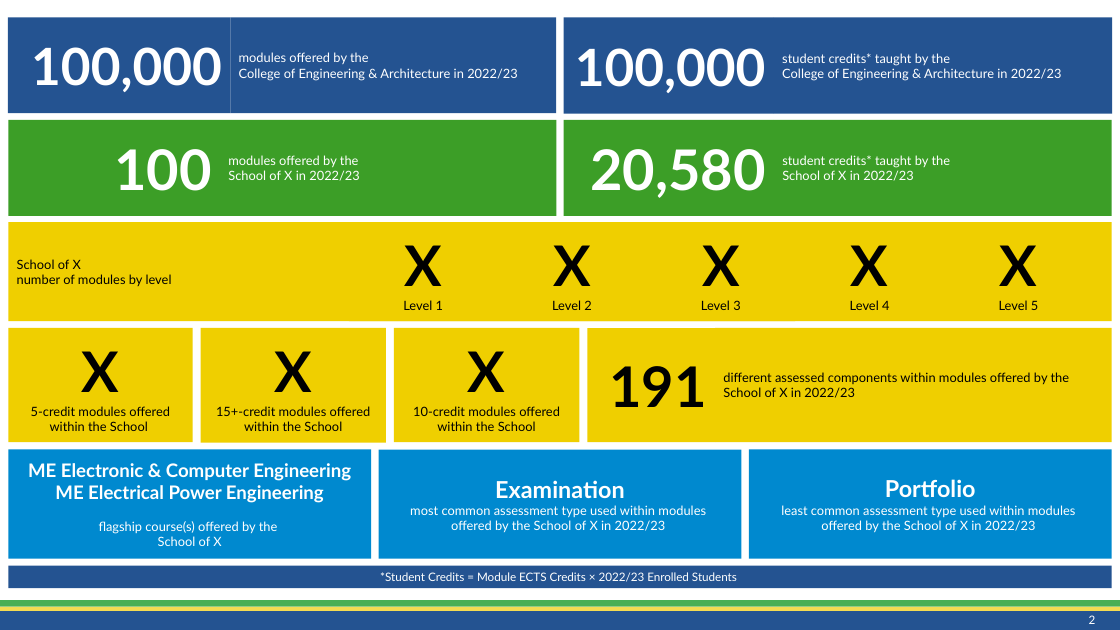
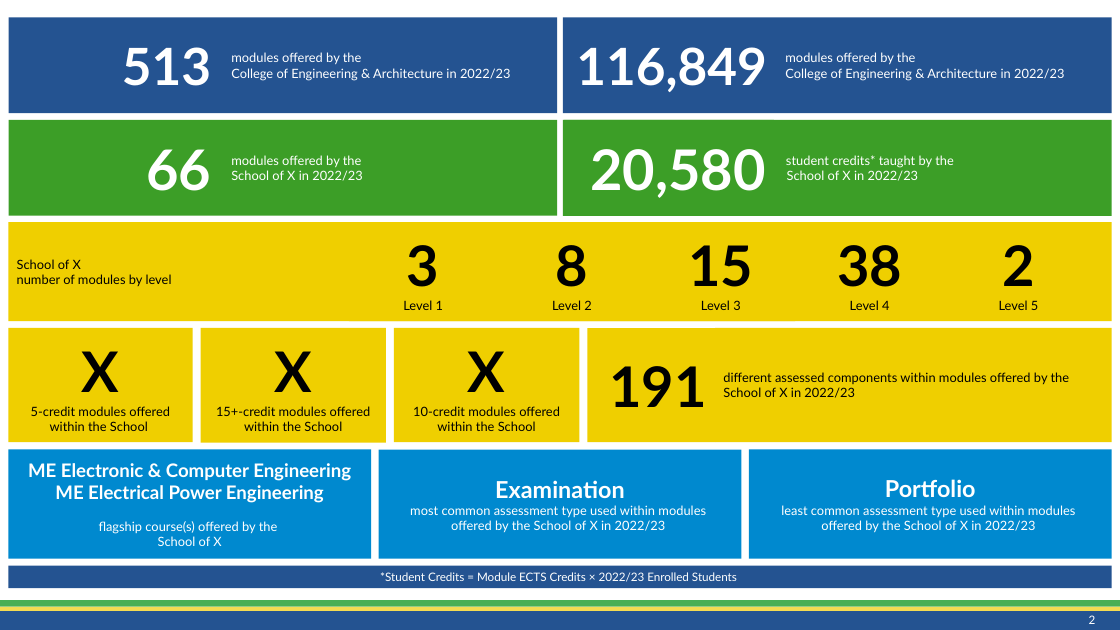
Before and after one commit to CathaloFaolain/ChatGPTAssessment, a slide deck: slide 2 of Slides/Schools Snapshot/AssessmentOverview_SEEE_202306.pptx. Drawn at 1120x630 pixels with LibreOffice and Linux fonts; fonts in the diff are those of the drawing. Boxes give left, top, right and bottom in pixels: in the first picture for what was removed or moved away, otherwise in the second. Text is boxed around its words. In the diff, an @@ line names an element or a change of style, - is before the commit and + after.

Commit message:
updated slides

```diff
--- a/Slides/Schools Snapshot/AssessmentOverview_SEEE_202306.pptx
+++ b/Slides/Schools Snapshot/AssessmentOverview_SEEE_202306.pptx
@@ rectangle "modules offered by the": place and size @@
-rectangle "modules offered by the" at (230,18,556,113)
+rectangle "modules offered by the" at (8,18,557,113)
@@ text "513" at (122,47,211,86): fill #245391 to none @@
@@ text "513": place and size @@
-text "513" at (8,18,230,113)
+text "513" at (122,47,211,86)
@@ rectangle "modules offered by the": place and size @@
-rectangle "modules offered by the" at (774,18,1112,114)
+rectangle "modules offered by the" at (563,18,1112,113)
@@ text "100,000": place and size @@
-text "100,000" at (564,18,774,114)
+text "100,000" at (619,47,810,92)
@@ text "100,000" at (619,47,810,92): fill #245391 to none @@
@@ text at (122,47,211,86): text changed @@
-100,000
+513
@@ text added at (576,47,767,92), 44 pt, text #FFFFFF, bold @@
+116,849
@@ text in rectangle at (785,52,916,65): text changed @@
-student credits* taught by the
+modules offered by the
@@ text in rectangle at (785,68,1065,80): indent changed @@
@@ indent changed in 3 elements at (564,120,1112,216), (8,18,557,113), (8,120,557,216) @@
@@ rectangle "modules offered by the": place and size @@
-rectangle "modules offered by the" at (220,120,556,216)
+rectangle "modules offered by the" at (8,120,557,216)
@@ text "66": place and size @@
-text "66" at (8,120,220,216)
+text "66" at (146,149,211,191)
@@ text "66" at (146,149,211,191): fill #3C9E27 to none @@
@@ text at (146,149,211,191): text changed @@
-100
+66
@@ rectangle "student credits* taught by the": place and size @@
-rectangle "student credits* taught by the" at (774,120,1112,216)
+rectangle "student credits* taught by the" at (564,120,1112,216)
@@ text in rectangle at (407,245,439,287): text changed @@
-X
+3
@@ text in rectangle at (556,245,588,287): text changed @@
-X
+8
@@ text in rectangle at (688,245,753,287): text changed @@
-X
+15
@@ text in rectangle at (837,245,902,287): text changed @@
-X
+38
@@ text in rectangle at (1002,245,1034,286): text changed @@
-X
+2
```
Also in this commit, not shown: 1 other slide changed, 1 slide added.
